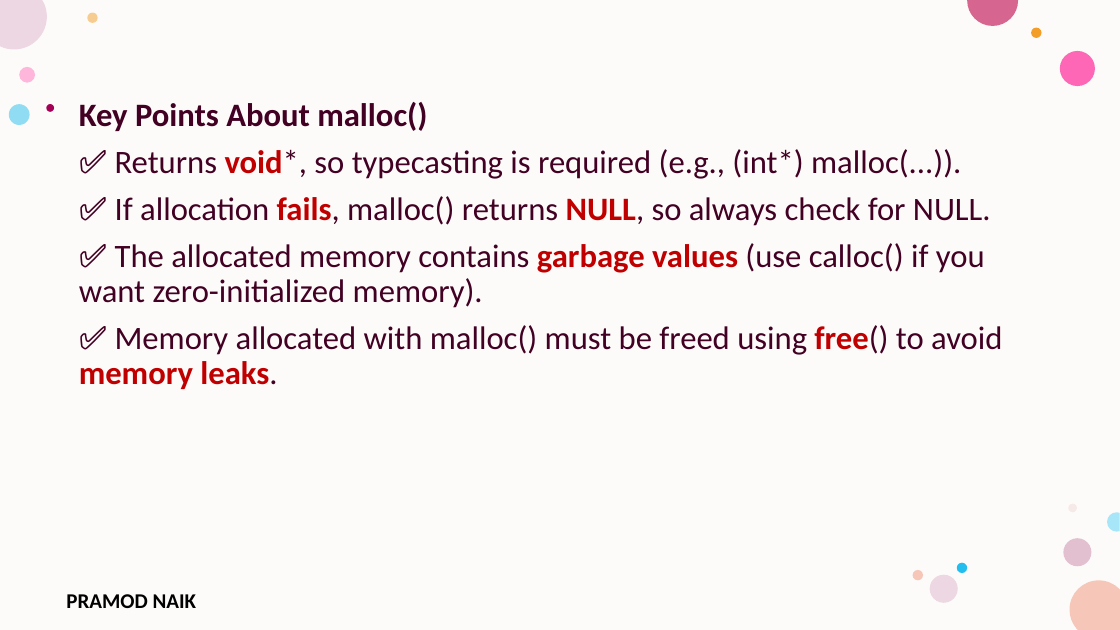
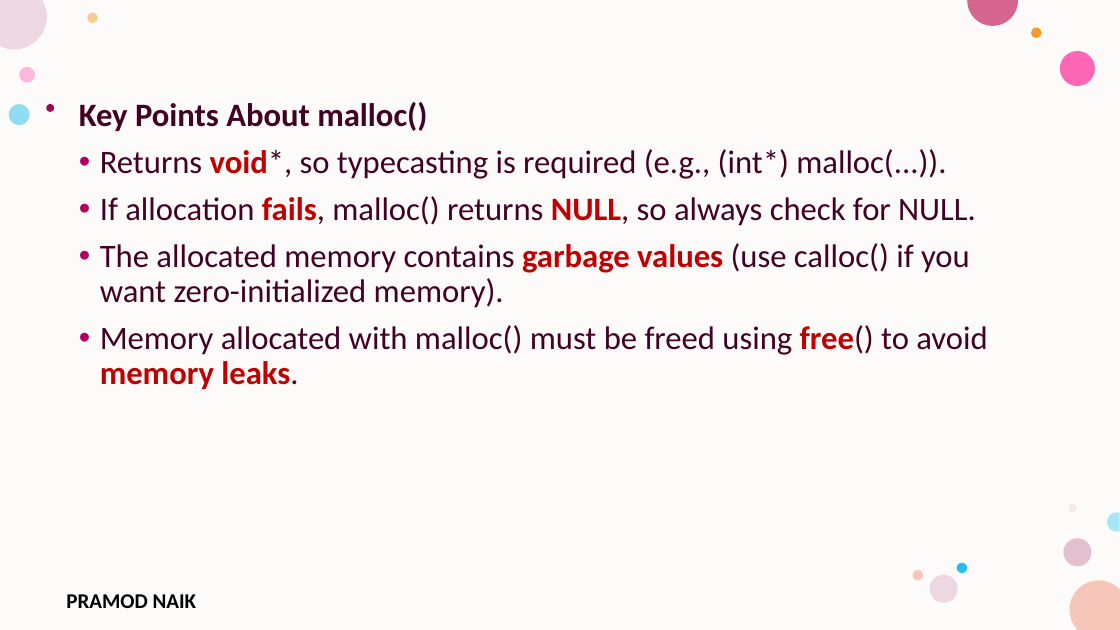
Before and after one commit to PRAMODNAIK-DEV/MCA-1st-Sem-Shridevi-College-Nov-2025, a slide deck: slide 33 of Theory Class-Notes/Unit-4 Structure and Union.pptx. Drawn at 1120x630 pixels with LibreOffice and Linux fonts; fonts in the diff are those of the drawing; background and template pictures are left out. Boxes give left, top, right and bottom in pixels: in the first picture for what was removed or moved away, otherwise in the second. Text is boxed around its words. In the diff, an @@ line names an element or a change of style, - is before the commit and + after.

```diff
--- a/Theory Class-Notes/Unit-4 Structure and Union.pptx
+++ b/Theory Class-Notes/Unit-4 Structure and Union.pptx
@@ text at [100,149,987,389]: text changed @@
-✅ Returns void*, so typecasting is required (e.g., (int*) malloc(...)).
-✅ If allocation fails, malloc() returns NULL, so always check for NULL.
-✅ The allocated memory contains garbage values (use calloc() if you want zero-initialized memory).
-✅ Memory allocated with malloc() must be freed using free() to avoid memory leaks.
+• Returns void*, so typecasting is required (e.g., (int*) malloc(...)).
+• If allocation fails, malloc() returns NULL, so always check for NULL.
+• The allocated memory contains garbage values (use calloc() if you want zero-initialized memory).
+• Memory allocated with malloc() must be freed using free() to avoid memory leaks.
```
Also in this commit, not shown: 5 other slides changed.
